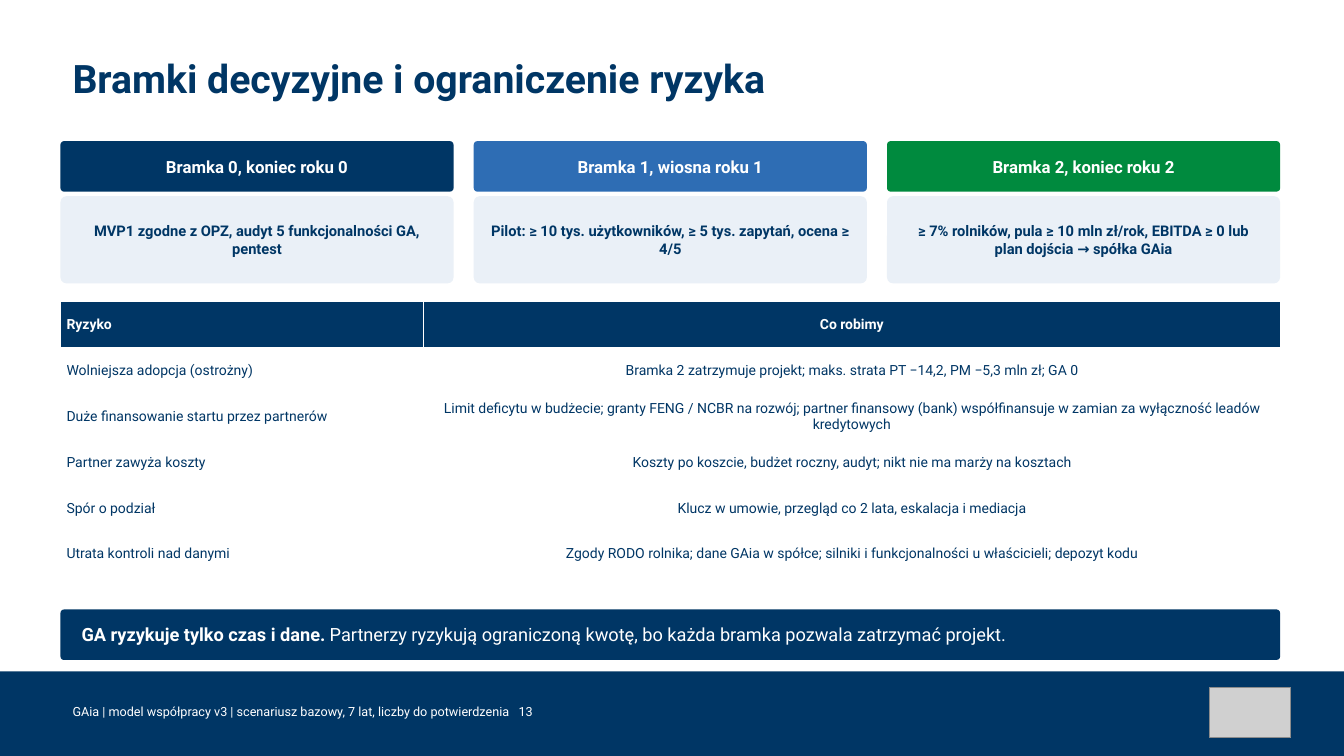
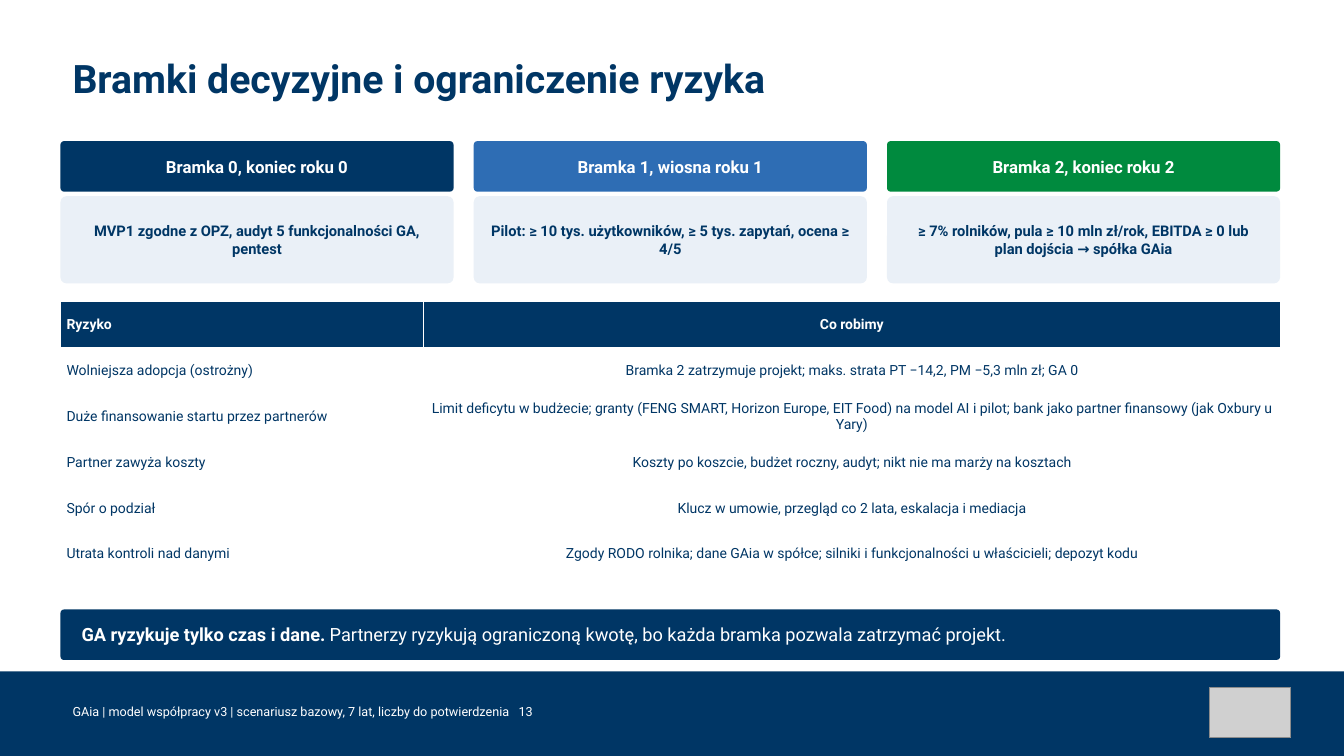
Before and after one commit to Angelika-pruchniak/gaia, a slide deck: slide 13 of GA_GAia_model_wspolpracy_v3.pptx. Drawn at 1344x756 pixels with LibreOffice and Linux fonts; fonts in the diff are those of the drawing; grey boxes stand for pictures. Boxes give left, top, right and bottom in pixels: in the first picture for what was removed or moved away, otherwise in the second. Text is boxed around its words. In the diff, an @@ line names an element or a change of style, - is before the commit and + after.

```diff
--- a/GA_GAia_model_wspolpracy_v3.pptx
+++ b/GA_GAia_model_wspolpracy_v3.pptx
@@ table at box(60, 301, 1280, 577) @@
-row 3, column 2: Limit deficytu w budżecie; granty FENG / NCBR na rozwój; partner finansowy (bank) współfinansuje w zamian za wyłączność leadów kredytowych
+row 3, column 2: Limit deficytu w budżecie; granty (FENG SMART, Horizon Europe, EIT Food) na model AI i pilot; bank jako partner finansowy (jak Oxbury u Yary)
```
Also in this commit, not shown: 2 other slides changed, 4 slides added, 2 slides removed, 6 other files.
